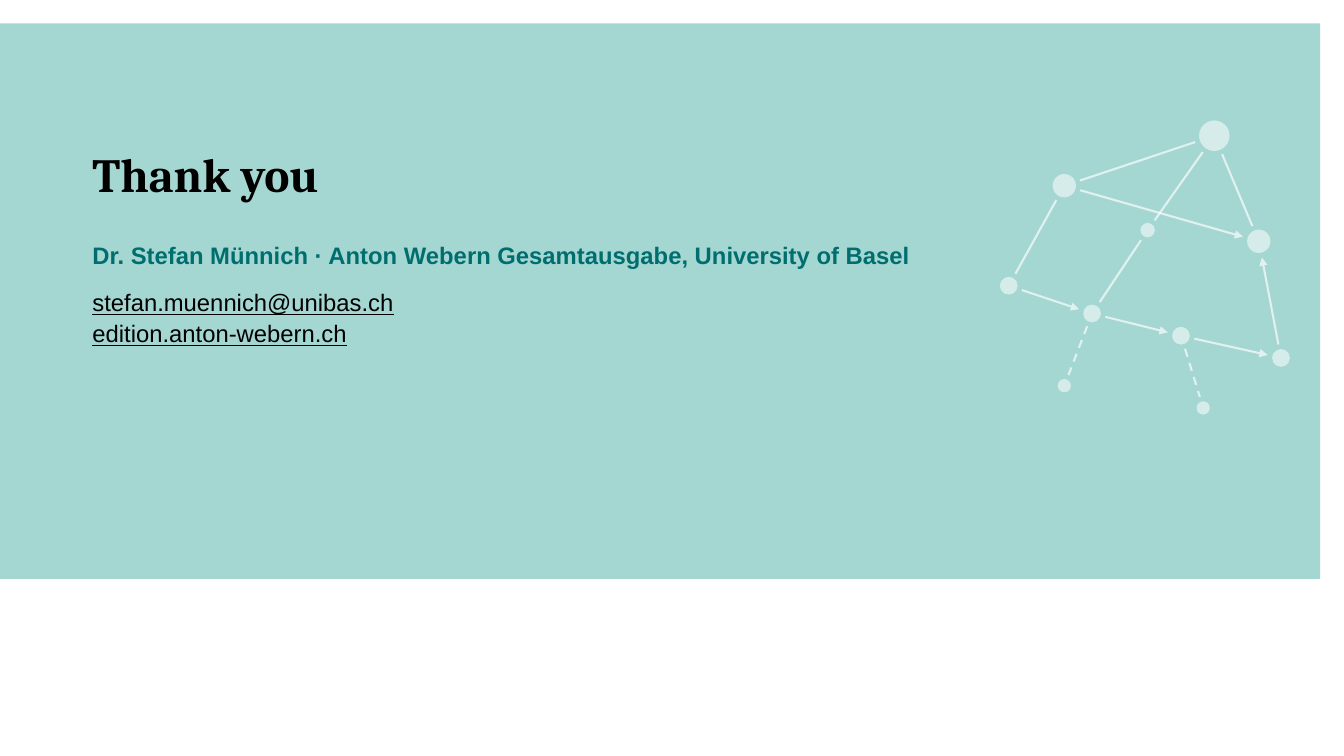
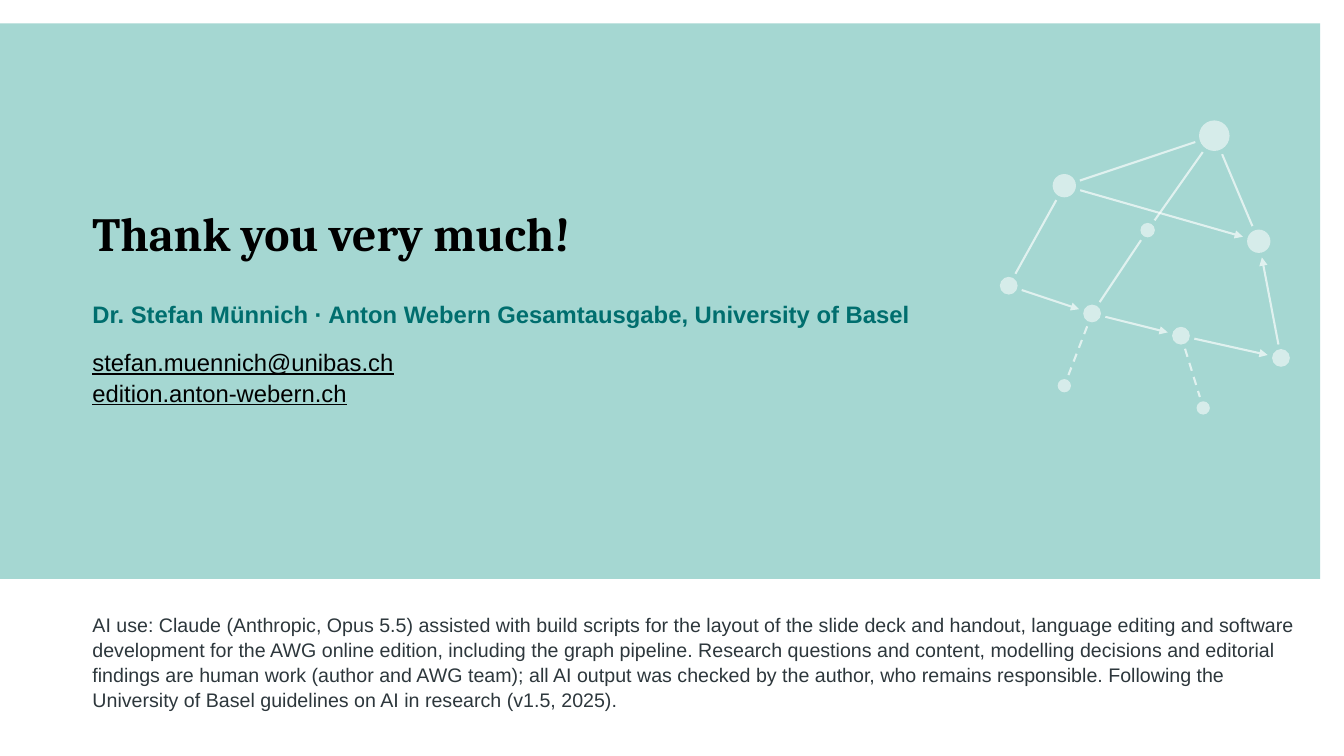
Before and after one commit to musicEnfanthen/presentations, a slide deck: slide 20 of genetics2026/AWG-Graph-Talk.pptx. Drawn at 1344x756 pixels with LibreOffice and Linux fonts; fonts in the diff are those of the drawing; background and template pictures are left out. Boxes give left, top, right and bottom in pixels: in the first picture for what was removed or moved away, otherwise in the second. Text is boxed around its words. In the diff, an @@ line names an element or a change of style, - is before the commit and + after.

```diff
--- a/genetics2026/AWG-Graph-Talk.pptx
+++ b/genetics2026/AWG-Graph-Talk.pptx
@@ text at (92,218,570,262): text changed @@
-Thank you
+Thank you very much!
@@ text "Dr. Stefan Münnich · Anton ...": place and size @@
-text "Dr. Stefan Münnich · Anton ..." at (92,246,910,269)
+text "Dr. Stefan Münnich · Anton ..." at (92,305,910,328)
@@ text "stefan.muennich@unibas.ch": place and size @@
-text "stefan.muennich@unibas.ch" at (92,293,393,346)
+text "stefan.muennich@unibas.ch" at (92,353,393,405)
@@ text added at (92,617,1293,711), 14 pt, text #2D373C @@
+AI use: Claude (Anthropic, Opus 5.5) assisted with build scripts for the layout of the slide deck and handout, language editing and software development for the AWG online edition, including the graph pipeline. Research questions and content, modelling decisions and editorial findings are human work (author and AWG team); all AI output was checked by the author, who remains responsible. Following the University of Basel guidelines on AI in research (v1.5, 2025).
```
Also in this commit, not shown: 1 other slide changed, 8 other files.
